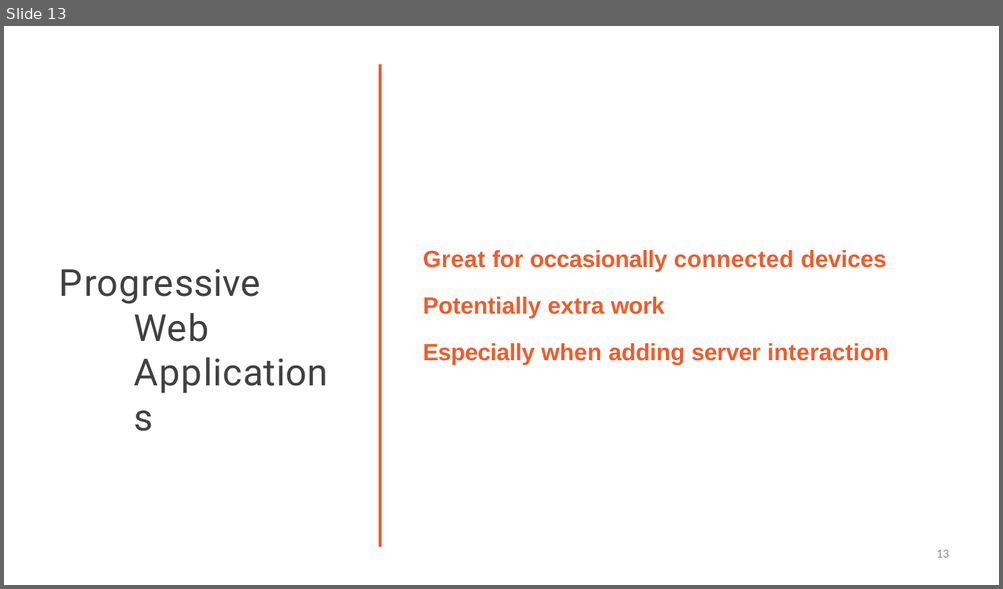
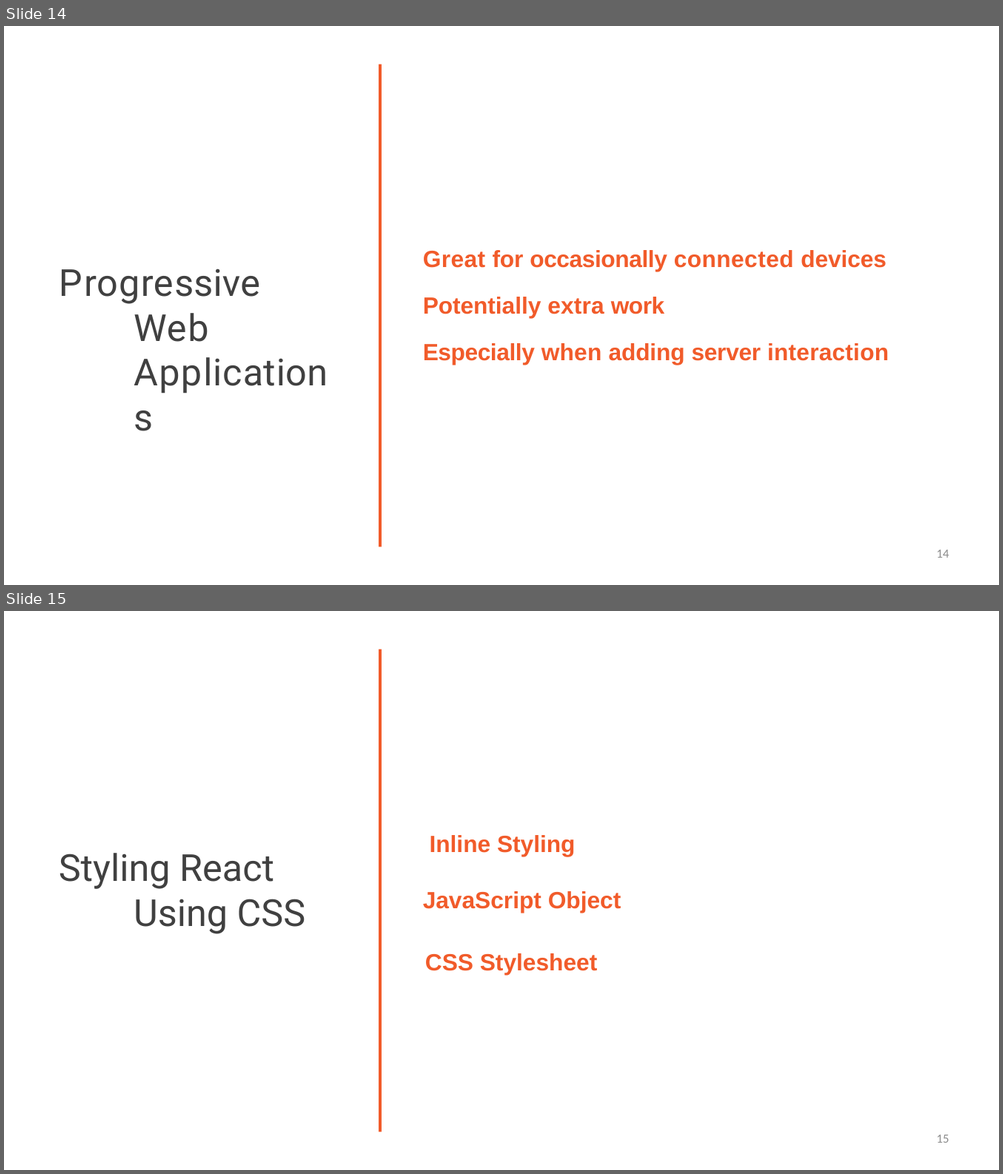
Before and after one commit to StevenJoseph19/UI, a slide deck: Day 18/Slides/6. Augmenting Features and Tooling/augmenting-features-and-tooling-slides.pptx. Shown one above the other, each under a label of ours: slide 13 before the commit, slides 14 and 15 after it. The pictures are 1003x589 and 1003x1174 pixels, drawn with LibreOffice and Linux fonts; fonts in the diff are those of the drawing; background and template pictures are left out. Boxes give left, top, right and bottom in pixels: in the first picture for what was removed or moved away, otherwise in the second. Text is boxed around its words. In the diff, an @@ line names an element or a change of style, - is before the commit and + after.

```diff
--- a/Day 18/Slides/6. Augmenting Features and Tooling/augmenting-features-and-tooling-slides.pptx
+++ b/Day 18/Slides/6. Augmenting Features and Tooling/augmenting-features-and-tooling-slides.pptx
@@ slide 15 added at (4,611,999,1170), background #FFFFFF; not listed: 1 template element that a slide beside it also shows @@
@@ text added at (59,853,306,934), 54 pt, text #404040 @@
+Styling React Using CSS
@@ title added at (423,835,621,913), 34 pt, text #F15B2A, bold @@
+Inline Styling
+JavaScript Object
@@ text added at (425,954,597,974), 34 pt, text #F15B2A, bold @@
+CSS Stylesheet
@@ page number added at (936,1135,949,1143), 18 pt, text #8C8C8C @@
+15
@@ what was slide 13 is now slide 14 @@
@@ page number at (936,550,949,558): text changed @@
-13
+14
```
Also in this commit, not shown: 1 slide changed, 1 other slide added, 28 other files.
